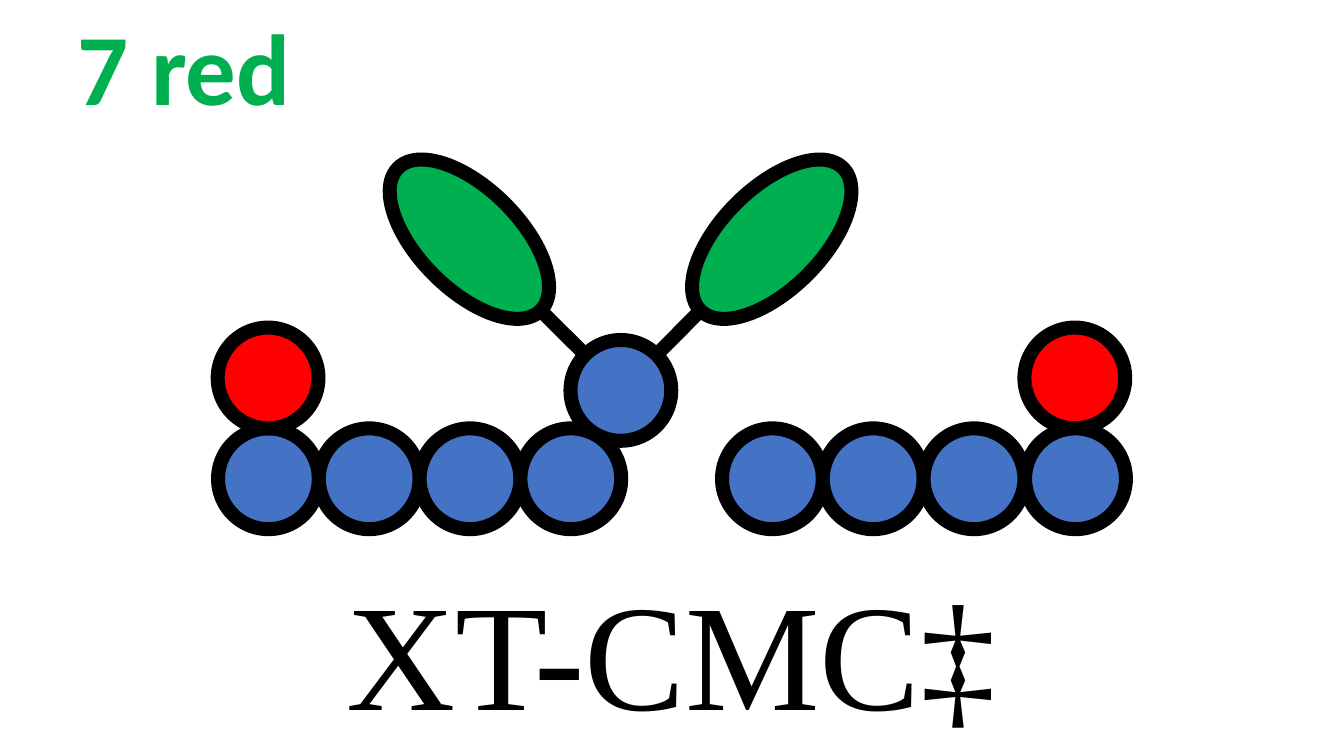
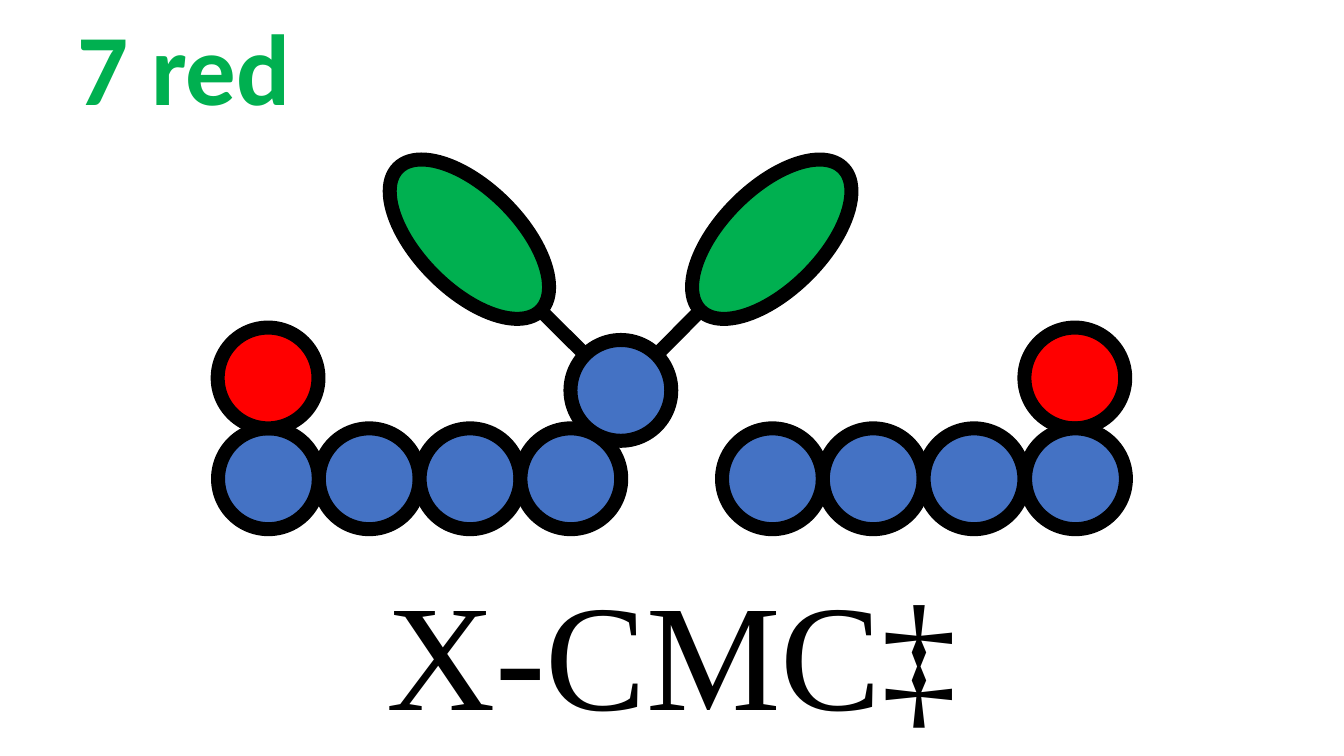
Before and after one commit to rzk1/ullmann, a slide deck: slide 13 of Labels/labels.pptx. Drawn at 1344x756 pixels with LibreOffice and Linux fonts; fonts in the diff are those of the drawing. Boxes give left, top, right and bottom in pixels: in the first picture for what was removed or moved away, otherwise in the second. Text is boxed around its words. In the diff, an @@ line names an element or a change of style, - is before the commit and + after.

```diff
--- a/Labels/labels.pptx
+++ b/Labels/labels.pptx
@@ text at <box>386,605,957,728</box>: text changed @@
-XT-CMC‡
+X-CMC‡
```
Also in this commit, not shown: 9 other slides changed, 25 other files.
